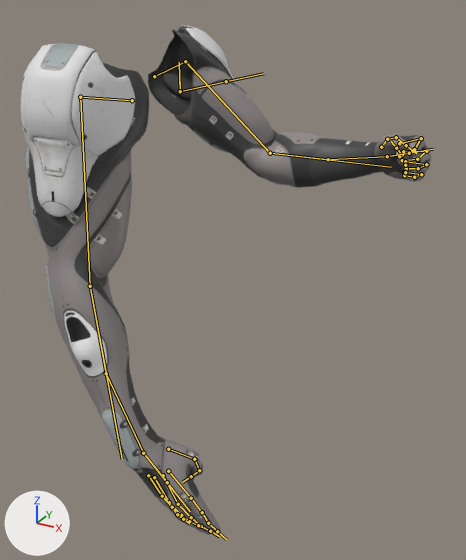
One commit to the FBX model Mohamad/FBX/Player character Anims/Arms/FirstPerson_Grapple_ReelingIn.fbx: the scene before it, then after it.
Camera for both pictures: a camera (50 mm lens) standing at (0.969, -1.076, 0.167) and looking at (0.39, -0.024, -0.359). The axes (+X, +Y, +Z) are drawn at lower left. The lights are the same throughout. Both versions are drawn at frame 30 of the action 'Scene'; the numbers are the values there. The bones that bend it are drawn over the model as lines.

The first picture shows 'SK_Wraith'.
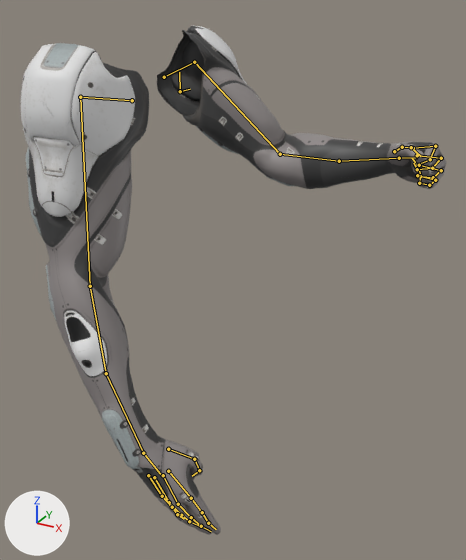
What changed in the scene script:
```text
Change bone_def_collarbone_l_001:
    where bone_def_collarbone_l_001 = bpy.data.objects['Hand_Rig'].pose.bones['DEF_collarbone.L.001']  # child of 'DEF_head.001'
    bone_def_collarbone_l_001.location: (0.006, 0.116, -0.181) -> (0.008, 0.116, -0.155)
Change bone_def_elbow_l_002:
    where bone_def_elbow_l_002 = bpy.data.objects['Hand_Rig'].pose.bones['DEF_elbow.L.002']  # child of 'DEF_elbow.L.001'
    bone_def_elbow_l_002.rotation_quaternion: (1.0, 0.0, -0.019, 0.0) -> (1.0, 0.0, 0.01, 0.0)  # degrees (0, -2, 0) -> degrees (0, 1, 0)
Change bone_def_hand_l_001:
    where bone_def_hand_l_001 = bpy.data.objects['Hand_Rig'].pose.bones['DEF_hand.L.001']  # child of 'DEF_elbow.L.002'
    bone_def_hand_l_001.rotation_quaternion: (0.994, 0.099, -0.024, -0.046) -> (0.997, 0.055, 0.008, -0.048)  # degrees (11, -2, -5) -> degrees (6, 1, -5)
```

Location of each change, (x1, y1, x2, y2) in pixels of the pictures (466 x 560 px):
'SK_Wraith', posed
    before: (21, 25, 432, 535)
    after: (21, 25, 446, 535)
bone 'DEF_collarbone.L.001', root to tip
    before: (154, 76) to (185, 61)
    after: (164, 77) to (194, 62)
bone 'DEF_elbow.L.002', root to tip
    before: (328, 159) to (387, 156)
    after: (339, 161) to (399, 158)
bone 'DEF_hand.L.001', root to tip
    before: (387, 156) to (404, 153)
    after: (399, 158) to (417, 157)
